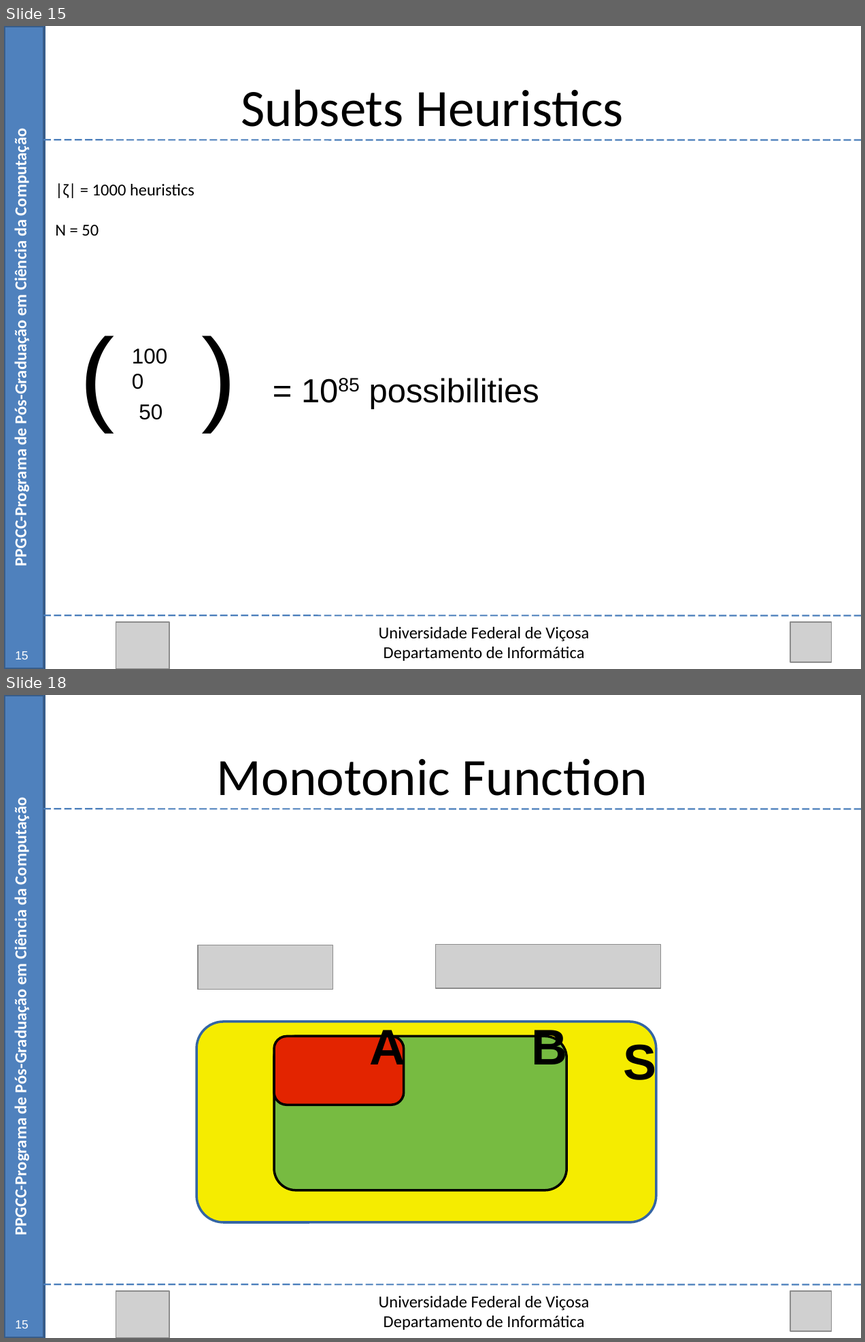
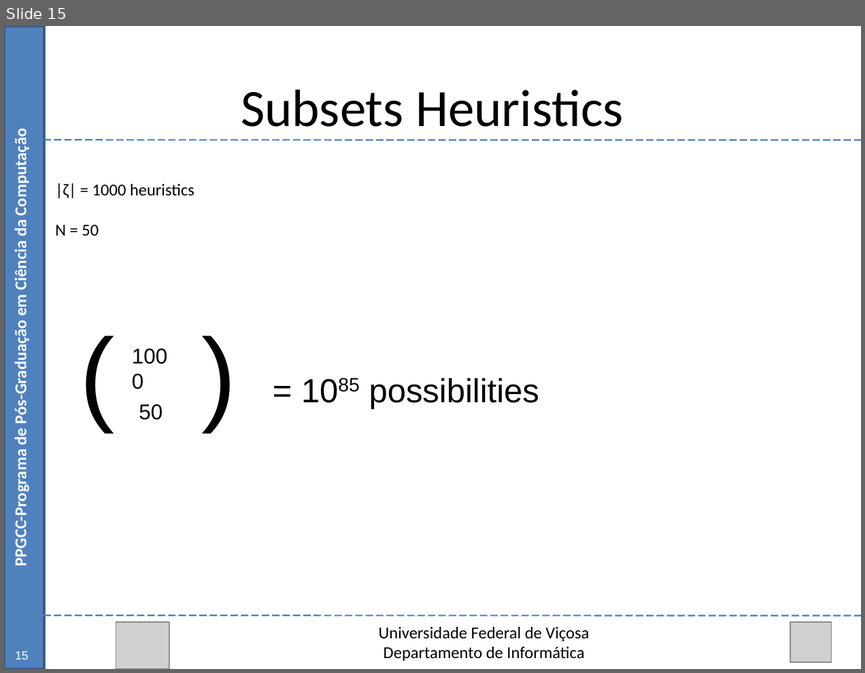
Before and after one commit to Marvinsky/research-marvin, a slide deck: latex/odp/dissertation_v1.odp. Shown one above the other, each under a label of ours: slides 15 and 18 before the commit, slide 15 after it; the slides between them are not shown. The pictures are 865x1342 and 865x673 pixels, drawn with LibreOffice and Linux fonts; fonts in the diff are those of the drawing; grey boxes stand for pictures. Boxes give left, top, right and bottom in pixels: in the first picture for what was removed or moved away, otherwise in the second. Text is boxed around its words. In the diff, an @@ line names an element or a change of style, - is before the commit and + after.

```diff
--- a/latex/odp/dissertation_v1.odp
+++ b/latex/odp/dissertation_v1.odp
@@ slide 18 removed at (x1=4, y1=695, x2=861, y2=1338), background #FFFFFF @@
@@ rectangle removed at (x1=4, y1=695, x2=44, y2=1338) @@
@@ text removed at (x1=217, y1=758, x2=648, y2=796) @@
-Monotonic Function
@@ text removed at (x1=11, y1=807, x2=31, y2=1232) @@
-PPGCC-Programa de Pós-Graduação em Ciência da Computação
@@ line removed from (44, 809) to (861, 809) @@
@@ picture removed at (x1=198, y1=945, x2=332, y2=989) @@
@@ picture removed at (x1=436, y1=945, x2=661, y2=988) @@
@@ rounded rectangle removed at (x1=197, y1=1021, x2=656, y2=1222) @@
@@ rounded rectangle removed at (x1=274, y1=1036, x2=566, y2=1190) @@
@@ rounded rectangle removed at (x1=274, y1=1036, x2=403, y2=1104) @@
@@ text removed at (x1=370, y1=1025, x2=406, y2=1074) @@
-A
@@ text removed at (x1=531, y1=1025, x2=567, y2=1074) @@
-B
@@ text removed at (x1=623, y1=1040, x2=657, y2=1089) @@
-S
@@ line removed from (44, 1285) to (861, 1285) @@
@@ picture removed at (x1=116, y1=1291, x2=169, y2=1338) @@
@@ text removed at (x1=379, y1=1295, x2=589, y2=1329) @@
-Universidade Federal de Viçosa
-Departamento de Informática
@@ picture removed at (x1=789, y1=1291, x2=831, y2=1331) @@
@@ text removed at (x1=15, y1=1320, x2=28, y2=1328) @@
-15
```
Also in this commit, not shown: 18 slides changed, 1 slide added, 5 other slides removed.
